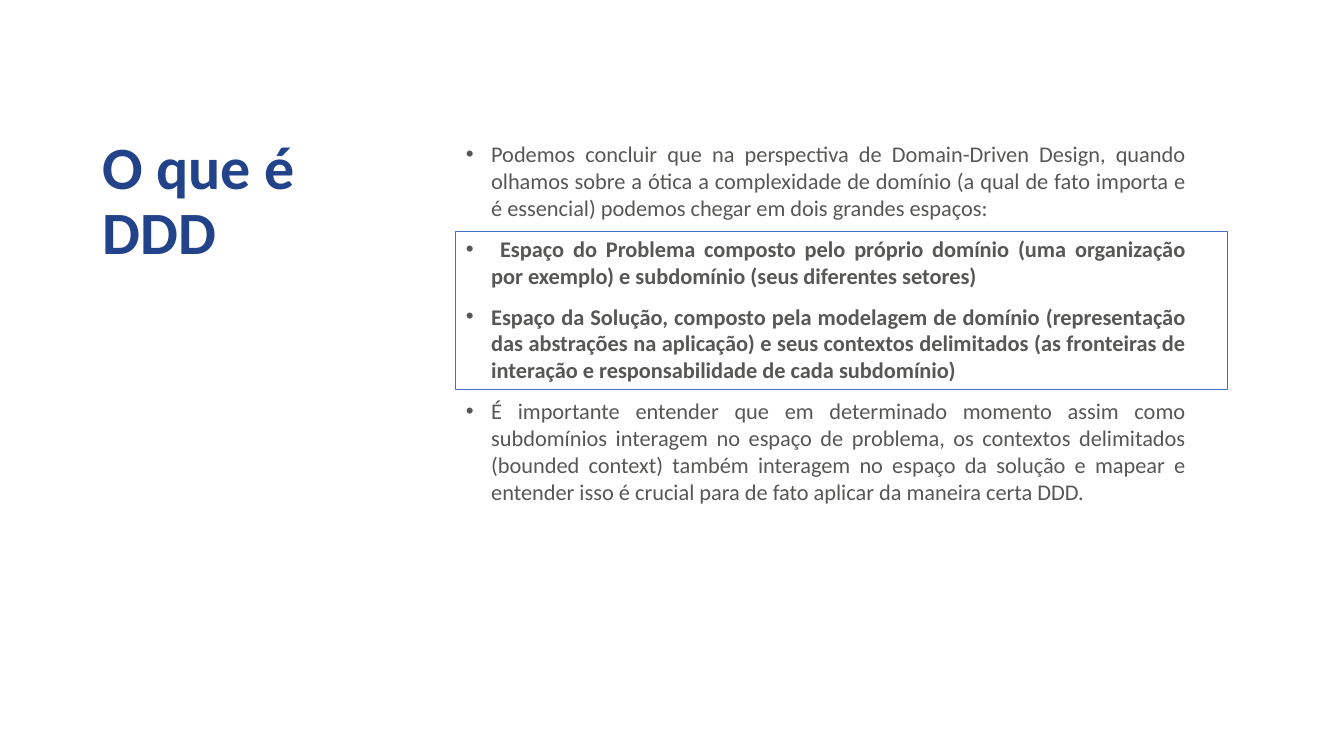
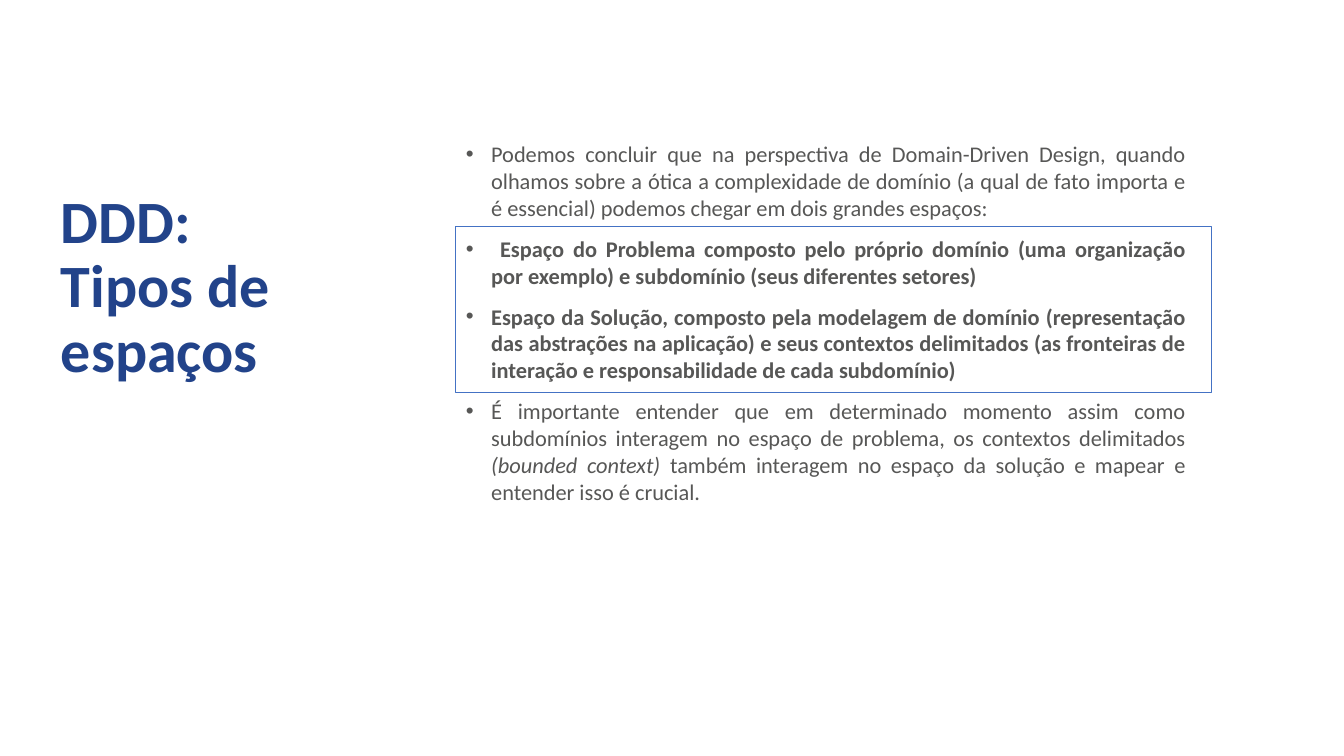
Before and after one commit to jcmdsbr/five-workshop-real-apps, a slide deck: slide 11 of docs/treinamento-estagiarios-five.pptx (slide 12 before the commit). Drawn at 1344x756 pixels with LibreOffice and Linux fonts; fonts in the diff are those of the drawing; background and template pictures are left out. Boxes give left, top, right and bottom in pixels: in the first picture for what was removed or moved away, otherwise in the second. Text is boxed around its words. In the diff, an @@ line names an element or a change of style, - is before the commit and + after.

```diff
--- a/docs/treinamento-estagiarios-five.pptx
+++ b/docs/treinamento-estagiarios-five.pptx
@@ text at (61,204,269,382): text changed @@
-O que é
-DDD
+DDD:
+Tipos de espaços
@@ rectangle: place and size @@
-rectangle at (456,231,1228,390)
+rectangle at (456,227,1212,393)
@@ text at (491,400,1185,500): text changed @@
-• É importante entender que em determinado momento assim como subdomínios interagem no espaço de problema, os contextos delimitados (bounded context) também interagem no espaço da solução e mapear e entender isso é crucial para de fato aplicar da maneira certa DDD.
+• É importante entender que em determinado momento assim como subdomínios interagem no espaço de problema, os contextos delimitados (bounded context) também interagem no espaço da solução e mapear e entender isso é crucial.
```
Also in this commit, not shown: 10 other slides changed, 9 slides added, 7 slides removed, 1 other file.
